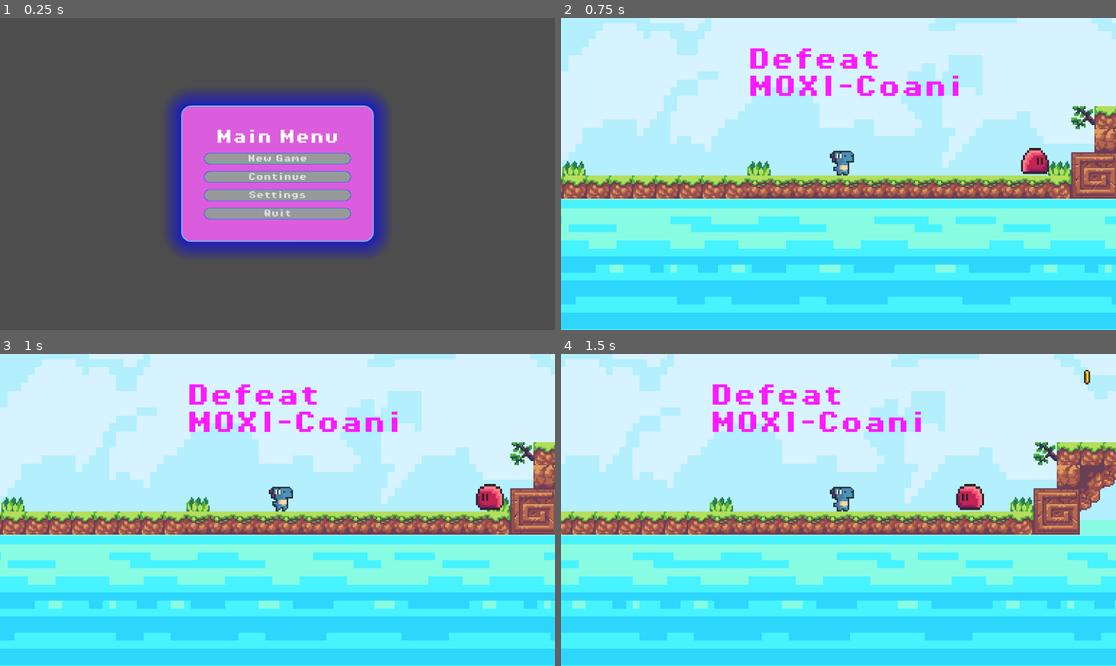
Above: before the commit, frames 1-4 (two rows, left to right).
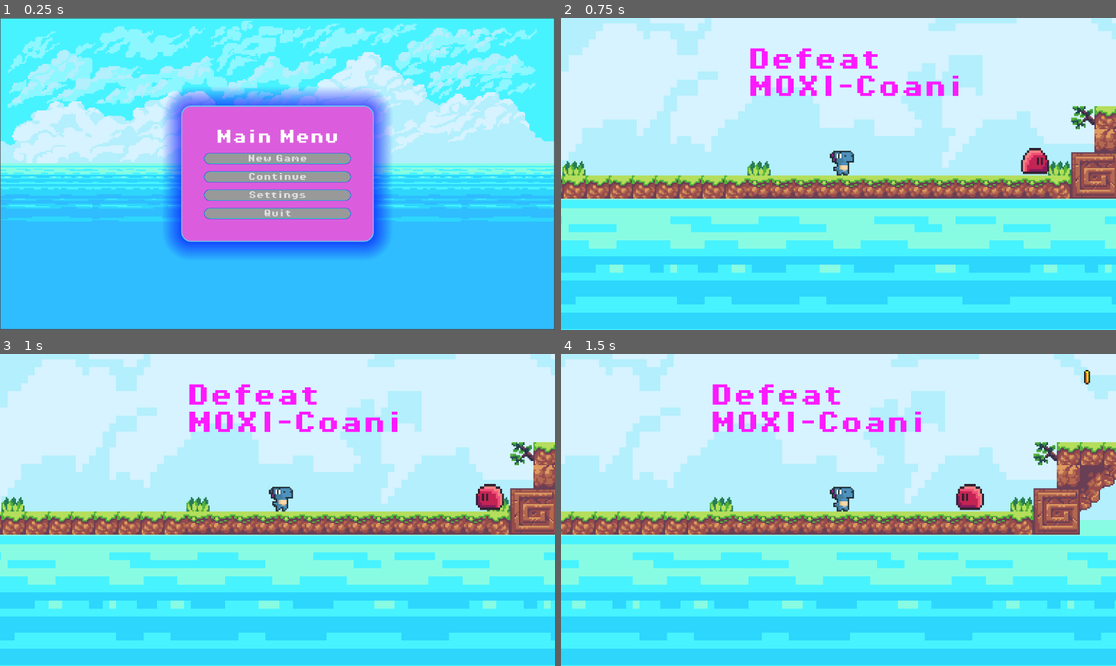
Above: after the commit, the same moments.

Repository: Cassius310/morales-project
Game: Godot game, scene res://main_menu.tscn
Two runs of this game, one before a commit and one after it. Both use one fixed random seed, a clock stepped at 60 frames per second and the inputs below. This scene is started directly instead of the project's main scene.
Inputs:
- Up to frame 1 (0.25 s): no input
- Up to frame 2 (0.75 s): click "New Game" at 0.5 s
- Up to frame 3 (1 s): no input
- Up to frame 4 (1.5 s): hold D (move_right) from 1.28 s (still down)

The runs differ from the first frame. In frame 1, 85% of the frame differs, in the area x 0-100%, y 0-100%; in frame 2, nothing differs; in frame 3, nothing differs; in frame 4, nothing differs.

Commit message:
morales_2Dpolish_01
added some elements

Diff:
--- a/main_menu.tscn
+++ b/main_menu.tscn
@@ -1,5 +1,6 @@
-[gd_scene load_steps=4 format=3 uid="uid://b728l1ti8j2tr"]
+[gd_scene load_steps=5 format=3 uid="uid://b728l1ti8j2tr"]
 
+[ext_resource type="Texture2D" uid="uid://dt01bq2ephndu" path="res://tilesets/back.png" id="1_06t4h"]
 [ext_resource type="Script" uid="uid://7st0qpykchfk" path="res://main_menu.gd" id="1_fu7sn"]
 [ext_resource type="Theme" uid="uid://0ev1g76m7fcc" path="res://newFmenu/main_menu.tres" id="2_jix8l"]
 [ext_resource type="Theme" uid="uid://bp5vvreo7giye" path="res://main_menu.tres" id="3_glbon"]
@@ -45,6 +46,12 @@
 layout_mode = 2
 text = "Quit"
 
+[node name="Back" type="Sprite2D" parent="."]
+show_behind_parent = true
+position = Vector2(575.49994, 323.50003)
+scale = Vector2(2.9921875, 2.6875)
+texture = ExtResource("1_06t4h")
+
 [connection signal="pressed" from="PanelContainer/VBoxContainer/NewGame" to="." method="_on_new_game_pressed"]
 [connection signal="pressed" from="PanelContainer/VBoxContainer/Continue" to="." method="_on_continue_pressed"]
 [connection signal="pressed" from="PanelContainer/VBoxContainer/Settings" to="." method="_on_settings_pressed"]
Not shown, added: export_presets.cfg
Binary file added: tilesets/CassiusLogo.png
Not shown, added: tilesets/CassiusLogo.png.import
